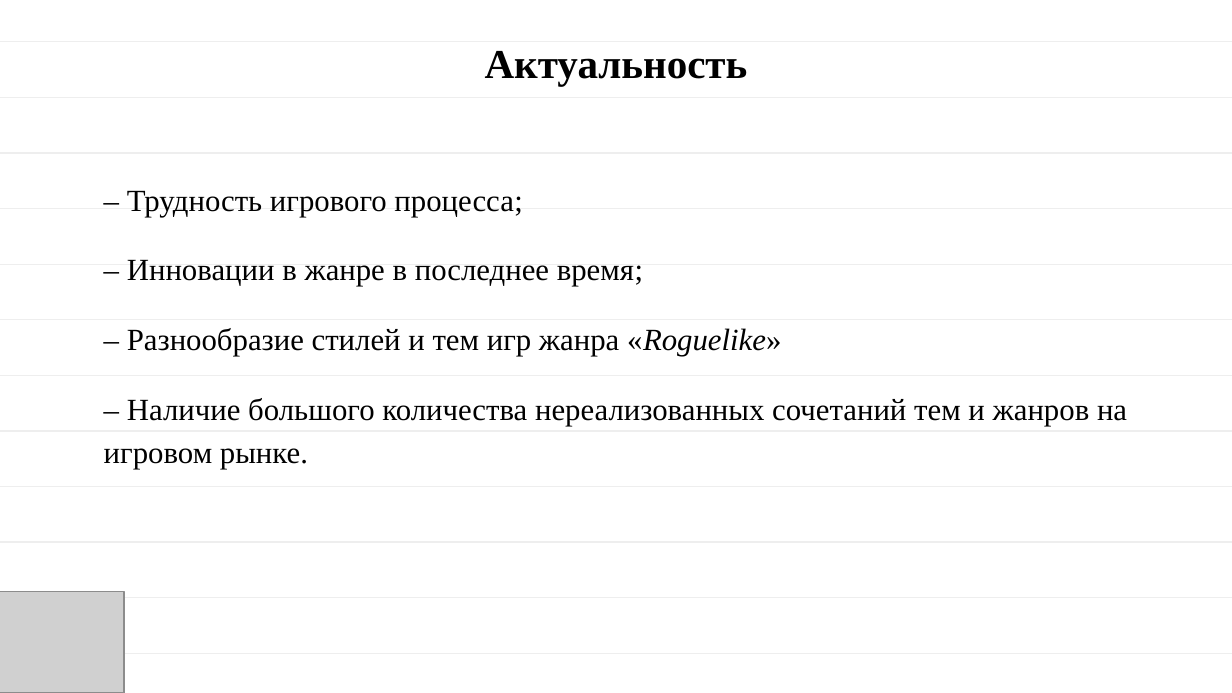
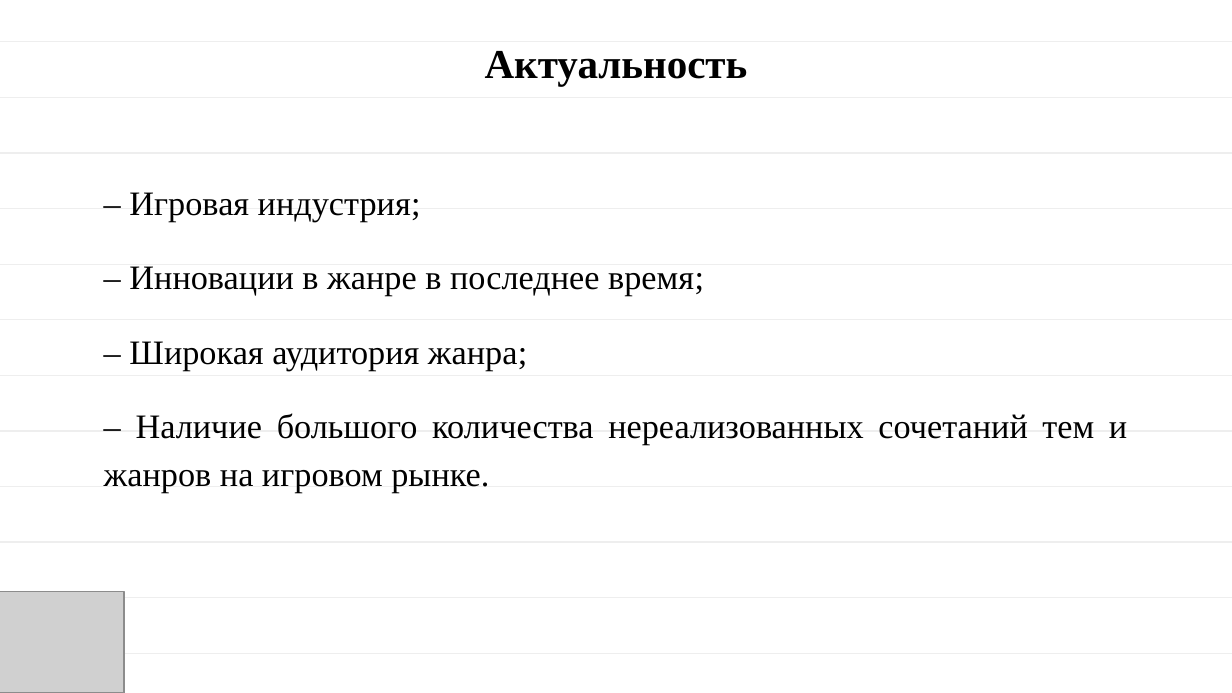
Before and after one commit to MAZUTA89/Farmer-s-Valley, a slide deck: slide 2 of ДипломДокументы/Преддипломная практика/Преддипломная практика/Презентация практика.pptx. Drawn at 1232x693 pixels with LibreOffice and Linux fonts; fonts in the diff are those of the drawing; grey boxes stand for pictures. Boxes give left, top, right and bottom in pixels: in the first picture for what was removed or moved away, otherwise in the second. Text is boxed around its words. In the diff, an @@ line names an element or a change of style, - is before the commit and + after.

```diff
--- a/ДипломДокументы/Преддипломная практика/Преддипломная практика/Презентация практика.pptx
+++ b/ДипломДокументы/Преддипломная практика/Преддипломная практика/Презентация практика.pptx
@@ text at [129,192,421,222]: text changed; size 18 to 20 pt @@
-‒ Трудность игрового процесса;
+‒ Игровая индустрия;
@@ text at [104,266,1127,493]: size 18 to 20 pt in "‒ Инновации в жанре в последнее время;", "‒ Наличие большого количества нереализованных сочетаний тем ..." @@
@@ text at [129,341,527,371]: text changed; size 18 to 20 pt @@
-‒ Разнообразие стилей и тем игр жанра «Roguelike»
+‒ Широкая аудитория жанра;
```
Also in this commit, not shown: 6 other slides changed, 14 other files.
